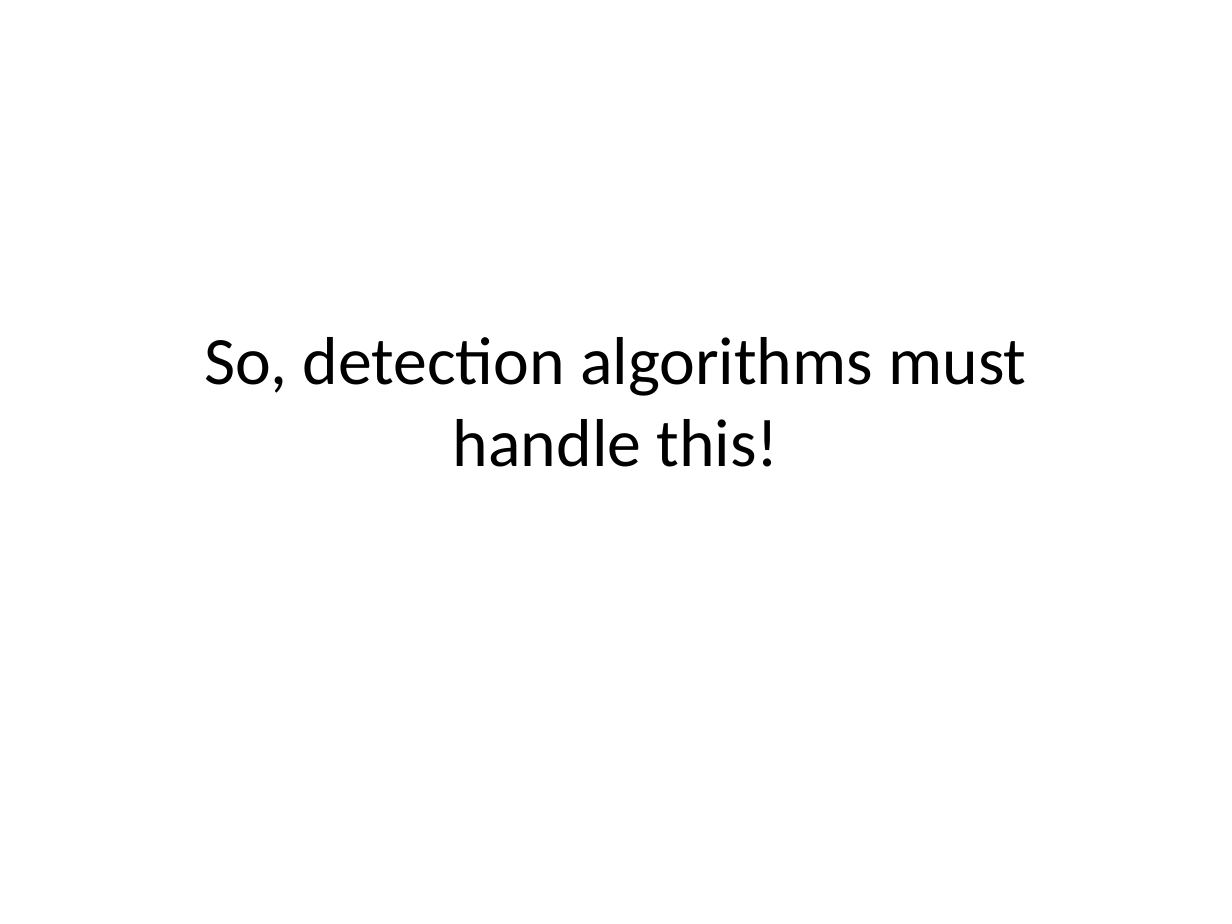
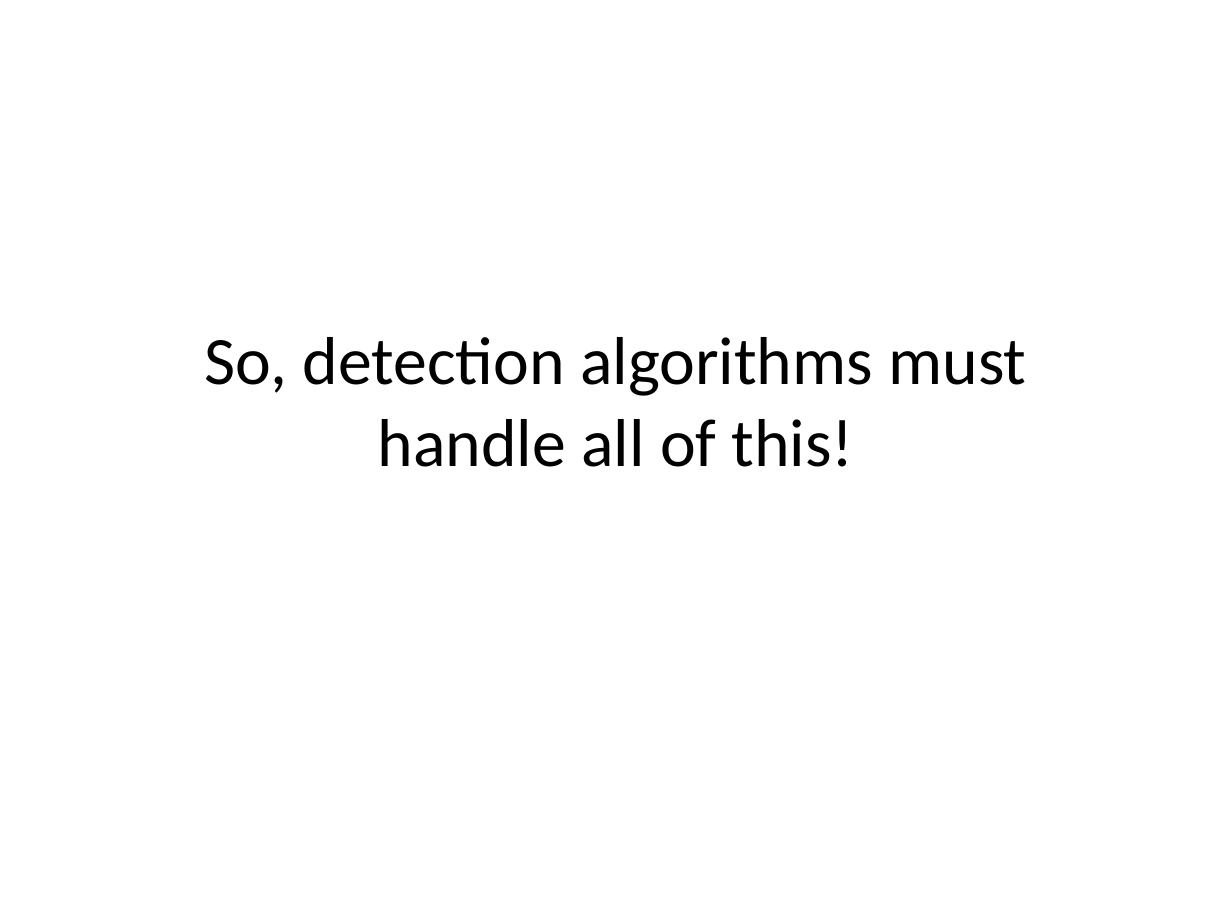
Before and after one commit to viklund/courses, a slide deck: slide 23 of cancergenomics/1610/slides/cancer_genomics.pptx (slide 22 before the commit). Drawn at 1232x924 pixels with LibreOffice and Linux fonts; fonts in the diff are those of the drawing. Boxes give left, top, right and bottom in pixels: in the first picture for what was removed or moved away, otherwise in the second. Text is boxed around its words. In the diff, an @@ line names an element or a change of style, - is before the commit and + after.

```diff
--- a/cancergenomics/1610/slides/cancer_genomics.pptx
+++ b/cancergenomics/1610/slides/cancer_genomics.pptx
@@ title at (x1=205, y1=337, x2=1026, y2=467): text changed @@
-So, detection algorithms must handle this!
+So, detection algorithms must handle all of this!
```
Also in this commit, not shown: 1 other slide changed, 1 slide added, 3 other files.
